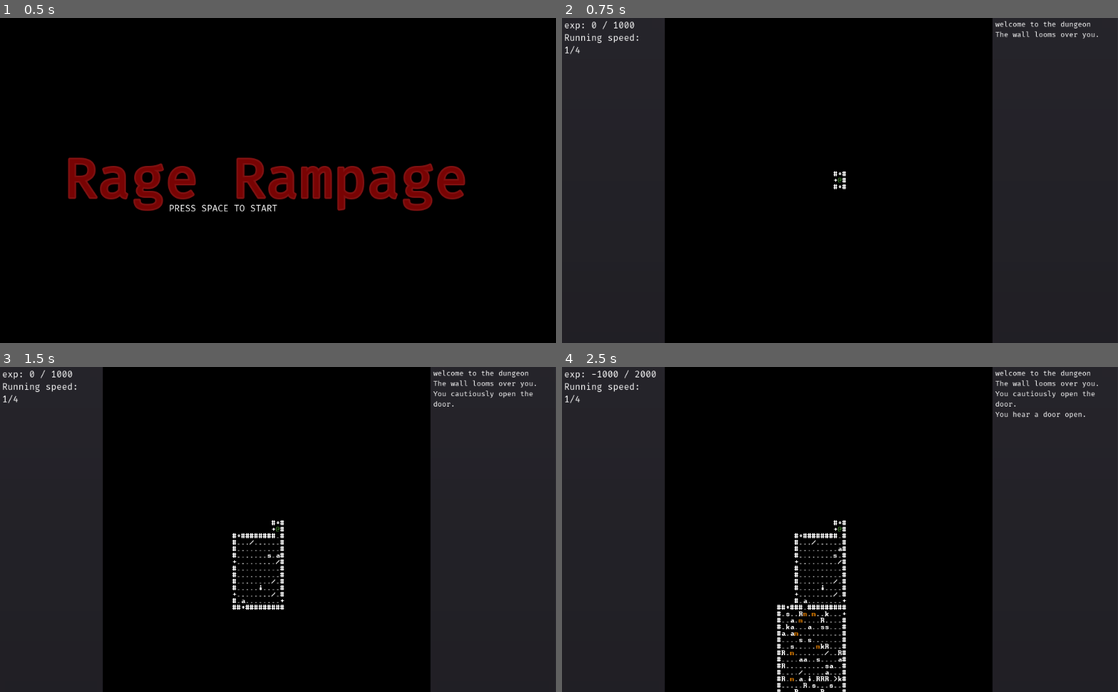
Above: before the commit, frames 1-4 (two rows, left to right).
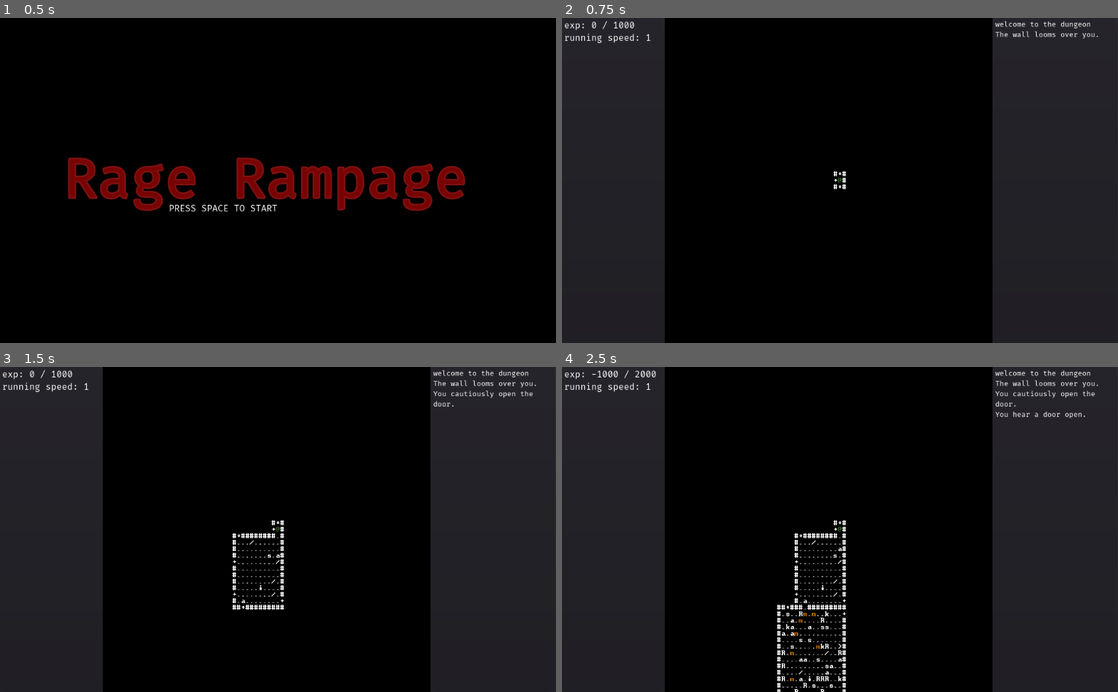
Above: after the commit, the same moments.

Repository: redxaxder/7DRL2022
Game: Godot game, scene res://scenes/root.tscn
The game is run twice, just before and just after one commit, with the same random seed, the same clock (stepped at 60 frames per second) and the same inputs.
Inputs:
- Up to frame 1 (0.5 s): no input
- Up to frame 2 (0.75 s): tap Space (action) at 0.5 s; hold Right (right) from 0.53 s (still down); hold . (pass) from 0.53 s (still down)
- Up to frame 3 (1.5 s): tap Space (action) at 1.25, 1.35 s; release Right (right) at 1.28 s; release . (pass) at 1.28 s; hold Down (down) from 1.28 s (still down)
- Up to frame 4 (2.5 s): tap . (pass) at 1.55, 2.3 s; tap Enter (level_up) at 2 s; release Down (down) at 2.03 s; hold Right (right) from 2.03 s (still down); hold Enter (level_up) from 2.03 s (still down)

Frame 1 is identical in both runs. In frame 2, less than 0.1% of the frame differs, in the area x 0-16%, y 4-12%; in frame 3, less than 0.1%; in frame 4, less than 0.1%, in the area x 0-51%, y 4-97%.

Commit message:
animation delays in attacks. more stop_run conditions

Diff:
--- a/lib/actor.gd
+++ b/lib/actor.gd
@@ -146,6 +146,7 @@
 			self.pc.injure()
 		else:
 			self.die(dir)
+	stop_run()
 	update()
 
 func pending_animation() -> float:
@@ -173,6 +174,9 @@
 	elif is_ragdoll:
 		die(ragdoll_dir)
 
+func stop_run():
+	pass
+
 func _draw() -> void:
 	var pos = get_pos()
 	if pos != null:
--- a/lib/attack.gd
+++ b/lib/attack.gd
@@ -6,14 +6,15 @@
 var extra_knockback: int = 0
 
 #returns true if an attack was made
-func try_attack(_ls: LocationService, _pos: Vector2, _dir: int, _terr = null) -> bool:
+func try_attack(_ls: LocationService, _pos: Vector2, _dir: int, anim_delay: float, _terr = null) -> bool:
 	return false
 
-func try_attack_at(ls: LocationService, target: Vector2, dir: int, _terr = null) -> bool:
+func try_attack_at(ls: LocationService, target: Vector2, dir: int, anim_delay: float, _terr = null) -> bool:
 	var attacked = false
 	var mobs = ls.lookup(target, constants.MOBS)
 	var d = DIR.dir_to_vec(dir)
 	for m in mobs:
+		m.animation_delay(anim_delay)
 		m.is_hit(d, extra_knockback)
 		attacked = true
 	return attacked
--- a/lib/attacks/axe.gd
+++ b/lib/attacks/axe.gd
@@ -1,6 +1,6 @@
 extends Attack
 
-func try_attack(ls: LocationService, pos: Vector2, dir: int, _terrain: Terrain = null) -> bool:
+func try_attack(ls: LocationService, pos: Vector2, dir: int, anim_delay: float, _terrain: Terrain = null) -> bool:
 	var attacked = false
 	var forward = dir
 	var circle = flip(DIR.rot(dir))
@@ -19,5 +19,5 @@
 	var t = pos
 	for d in path:
 		t += DIR.dir_to_vec(d)
-		attacked = .try_attack_at(ls, t, d) || attacked
+		attacked = .try_attack_at(ls, t, d, anim_delay) || attacked
 	return attacked
--- a/lib/attacks/broadsword.gd
+++ b/lib/attacks/broadsword.gd
@@ -1,6 +1,6 @@
 extends Attack
 
-func try_attack(ls: LocationService, pos: Vector2, dir: int, _terrain: Terrain = null) -> bool:
+func try_attack(ls: LocationService, pos: Vector2, dir: int, anim_delay: float, _terrain: Terrain = null) -> bool:
 	var attacked = false
 	var swing_dir = flip(DIR.rot(dir))
 	var opposite_dir = DIR.invert(swing_dir)
@@ -9,5 +9,5 @@
 	var v2 = v1 + DIR.dir_to_vec(swing_dir)
 	for v in [v0,v1,v2]:
 		var target = pos + v
-		attacked = try_attack_at(ls, target, swing_dir) || attacked
+		attacked = try_attack_at(ls, target, swing_dir, anim_delay) || attacked
 	return attacked
--- a/lib/attacks/hammer.gd
+++ b/lib/attacks/hammer.gd
@@ -1,11 +1,12 @@
 extends Attack
 
-func try_attack(ls: LocationService, pos: Vector2, dir: int, _terrain: Terrain = null) -> bool:
+func try_attack(ls: LocationService, pos: Vector2, dir: int, anim_delay: float, _terrain: Terrain = null) -> bool:
 	var attacked = false
 	var d = DIR.dir_to_vec(dir)
 	var target = pos + d
 	var mobs = ls.lookup(target, constants.MOBS)
 	for m in mobs:
+		m.animation_delay(anim_delay)
 		m.knockback(d, 1000,1 + extra_knockback)
 		attacked = true
 	return attacked
--- a/lib/attacks/punch.gd
+++ b/lib/attacks/punch.gd
@@ -1,7 +1,7 @@
 extends Attack
 
-func try_attack(ls: LocationService, pos: Vector2, dir: int, _terrain: Terrain = null) -> bool:
+func try_attack(ls: LocationService, pos: Vector2, dir: int, anim_delay: float, _terrain: Terrain = null) -> bool:
 	var attacked = false
 	var d = DIR.dir_to_vec(dir)
 	var target = pos + d
-	return try_attack_at(ls, target, dir)
+	return try_attack_at(ls, target, dir, anim_delay)
--- a/lib/attacks/spear.gd
+++ b/lib/attacks/spear.gd
@@ -1,12 +1,12 @@
 extends Attack
 
-func try_attack(ls: LocationService, pos: Vector2, dir: int, _terrain: Terrain = null) -> bool:
+func try_attack(ls: LocationService, pos: Vector2, dir: int, anim_delay: float, _terrain: Terrain = null) -> bool:
 	var attacked = false
 	var v = DIR.dir_to_vec(dir)
 	var target = pos
 	for _i in 3:
 		target += v
-		attacked = .try_attack_at(ls, target, dir) || attacked
+		attacked = .try_attack_at(ls, target, dir, anim_delay) || attacked
 		if ls.lookup(target, constants.STOPS_ATTACK).size() > 0:
 			return attacked
 	return attacked
--- a/lib/attacks/sword.gd
+++ b/lib/attacks/sword.gd
@@ -1,15 +1,15 @@
 extends Attack
 
-func try_attack(ls: LocationService, pos: Vector2, dir: int, _terrain: Terrain = null) -> bool:
+func try_attack(ls: LocationService, pos: Vector2, dir: int, anim_delay: float, _terrain: Terrain = null) -> bool:
 	var attacked = false
 	var forward = pos + DIR.dir_to_vec(dir)
-	attacked = .try_attack_at(ls, forward, dir)
+	attacked = .try_attack_at(ls, forward, dir, anim_delay)
 	var dir2 = flip(DIR.rot(dir))
 	if !attacked:
 		var side = forward + DIR.dir_to_vec(dir2)
-		attacked = .try_attack_at(ls, side, dir2)
+		attacked = .try_attack_at(ls, side, dir2, anim_delay)
 	var dir3 = DIR.invert(dir2)
 	if !attacked:
 		var side = forward + DIR.dir_to_vec(dir3)
-		attacked = .try_attack_at(ls, side, dir3)
+		attacked = .try_attack_at(ls, side, dir3, anim_delay)
 	return attacked
--- a/lib/attacks/throw.gd
+++ b/lib/attacks/throw.gd
@@ -1,6 +1,6 @@
 extends Attack
 
-func try_attack(ls: LocationService, pos: Vector2, dir: int, terrain = null) -> bool:
+func try_attack(ls: LocationService, pos: Vector2, dir: int, anim_delay: float, terrain = null) -> bool:
 	if terrain == null:
 		return false
 	var did_attack = false
@@ -8,7 +8,7 @@
 	var target = pos
 	while !did_attack: #scan down the line
 		target += v
-		did_attack = .try_attack_at(ls, target, dir)
+		did_attack = .try_attack_at(ls, target, dir, anim_delay)
 		if terrain.at(target.x, target.y) == '#':
 			break;
 		if ls.lookup(target, constants.PROJECTILE_BLOCKER).size() > 0:
--- a/scenes/run.gd
+++ b/scenes/run.gd
@@ -62,6 +62,7 @@
 	if $Scheduler.player_turn:
 		var acted: bool = false
 		var did_attack: bool = false
+		var did_kick: bool = false
 		var dir: int = -1
 		var ppos = pc.get_pos()
 		if event.is_action_pressed("left"):
@@ -82,22 +83,28 @@
 		if dir >= 0 && !acted:
 			did_attack = pc.try_attack(dir)
 			acted = did_attack
+			if did_attack:
+				pc.run_speed = 1
 		if dir >= 0 && !acted:
 			acted = pc.try_kick_furniture(dir)
+		if acted: # stop running after attack or kick
+			pc.stop_run()
 		if dir >= 0 && !acted:
 			var run_multiplier: int = 1
 			if dir == pc.run_dir:
 				pc.run_speed = min(pc.max_run_speed, pc.run_speed + 1)
 				run_multiplier = pc.run_speed
 			else:
-				pc.run_speed = 1
+				pc.stop_run()
 			var p = pc.get_pos() + DIR.dir_to_vec(dir)
 			pc.run_dir = dir
 			for _i in range(run_multiplier):
-				acted = pc.try_attack(dir, true)
-				acted = pc.try_kick_furniture(dir)
-				acted = pc.try_move(dir)
-				if acted:
+				did_attack = pc.try_attack(dir, true)
+				acted = did_attack
+				acted = pc.try_kick_furniture(dir) || acted
+				var did_move = pc.try_move(dir)
+				acted = did_move || acted
+				if did_move:
 					var items = locationService.lookup(p, constants.PICKUPS)
 					if items.size() > 0:
 						pc.pick_up(items[0],p)
@@ -124,7 +131,7 @@
 	status_text += "exp: {0} / {1}\n".format([pc.experience, pc.experience_needed])
 	if pc.experience >= pc.experience_needed && pc.rage == 0:
 		status_text += "Press enter to level up\n"
-	status_text += "Running speed: {0}/{1}\n".format([pc.run_speed, pc.max_run_speed])
+	status_text += "running speed: {0}\n".format([pc.run_speed])
 	if pc.pickup != null || pc.weapon != null:
 		status_text += "holding:\n"
 		if pc.pickup != null && !pc.southpaw:
--- a/scenes/terrain.gd
+++ b/scenes/terrain.gd
@@ -83,8 +83,8 @@
 	return door_placed
 
 func place_exit(room: Vector3):
-	var x = room.x + 1 + (randi() % int(room.z - 1))
-	var y = room.y + 1 + (randi() % int(room.z - 1))
+	var x = room.x + 2 + (randi() % int(room.z - 2))
+	var y = room.y + 2 + (randi() % int(room.z - 2))
 	contents[to_linear(x, y)] = '>'
 
 func is_exit(v: Vector2) -> bool:
@@ -156,7 +156,7 @@
 	map.rooms.shuffle()
 	#place the exit
 	for i in map.rooms.size():
-		if map.rooms[i].z > 2:
+		if map.rooms[i].z > 7:
 			place_exit(map.rooms[i])
 			break
 	#spawn the doors:
--- a/sprites/pc.gd
+++ b/sprites/pc.gd
@@ -106,6 +106,10 @@
 		recovery = 0
 	emit_signal(constants.PLAYER_STATUS_CHANGED)
 
+func stop_run():
+	self.run_speed = 1
+	self.run_dir = -1
+
 func try_attack(dir, force_bear_hands: bool = false) -> bool:
 	var can_attack = false
 	var did_attack = false
@@ -117,10 +121,10 @@
 	if can_attack:
 		if weapon != null and not force_bear_hands:
 			weapon.attack.extra_knockback = extra_knockback
-			did_attack = weapon.attack.try_attack(locationService, get_pos(), dir)
+			did_attack = weapon.attack.try_attack(locationService, get_pos(), dir, pending_animation())
 		else:
 			punch.extra_knockback = extra_knockback
-			did_attack = punch.try_attack(locationService, get_pos(), dir)
+			did_attack = punch.try_attack(locationService, get_pos(), dir, pending_animation())
 	if calm && did_attack:
 		rage += starting_rage
 	return did_attack
@@ -130,6 +134,7 @@
 	var targetCell = get_pos() + DIR.dir_to_vec(dir)
 	var targets = locationService.lookup(targetCell, constants.FURNITURE)
 	for t in targets:
+		t.animation_delay(self.pending_animation())
 		if rage > 0:
 			acted = t.kick(dir, extra_knockback)
 		else:
